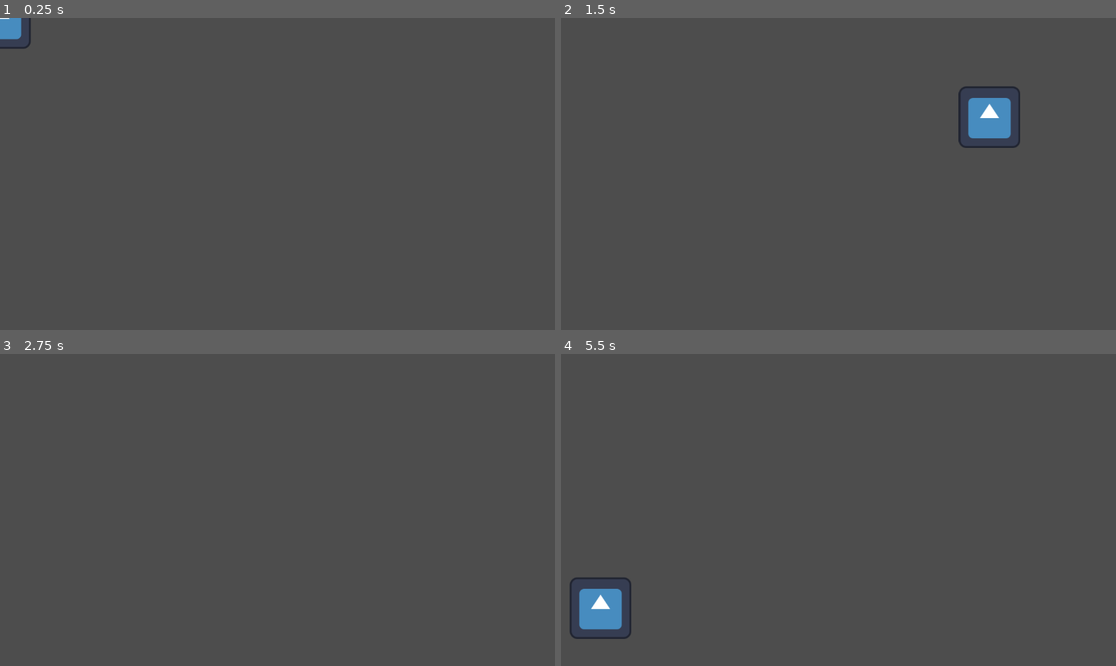
Above: before the commit, frames 1-4 (two rows, left to right).
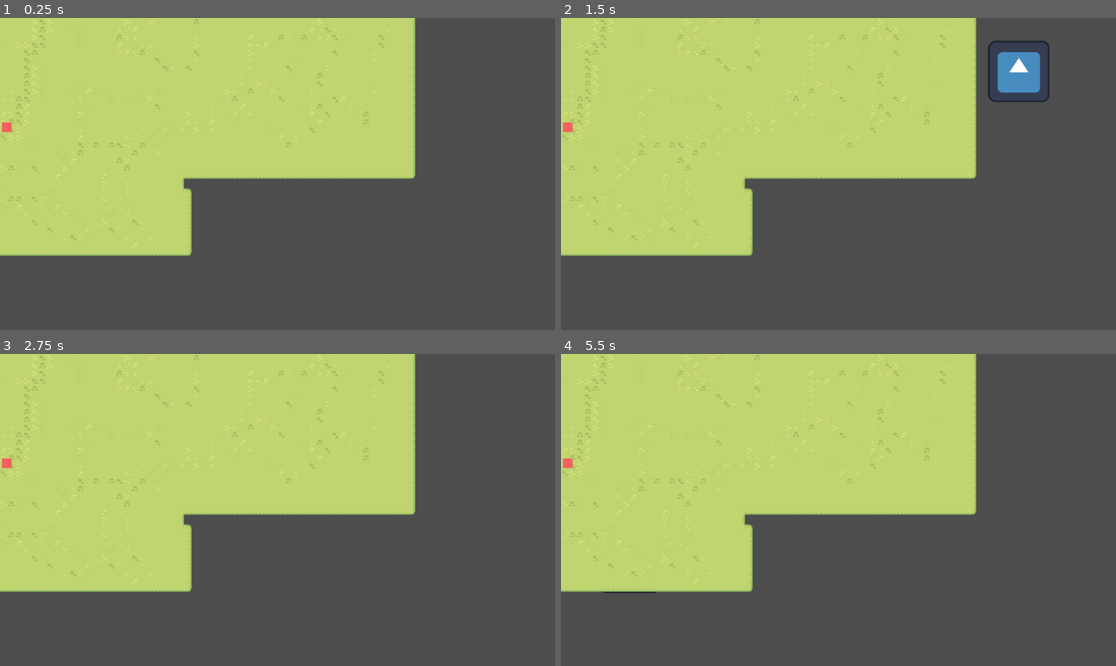
Above: after the commit, the same moments.

Repository: pick-ax-e/Mini-Jam-156-Jame-Gam-29
Game: Godot game, scene res://scenes/main.tscn
Two runs of this game, one before a commit and one after it. Both use one fixed random seed, a clock stepped at 60 frames per second and the inputs below. Before the commit the project starts from res://scenes/player.tscn. The engine's default icon, where the game draws it, is replaced by a stand-in: a white triangle on a blue panel in a dark square.
Inputs:
- Up to frame 1 (0.25 s): no input
- Up to frame 2 (1.5 s): tap Enter at 0.5 s; hold D (moveRight) 0.53-1.28 s; hold S (moveBack) from 1.28 s (still down)
- Up to frame 3 (2.75 s): release S (moveBack) at 2.03 s; hold D (moveRight) from 2.03 s (still down)
- Up to frame 4 (5.5 s): tap Space at 2.75, 4.25 s; release D (moveRight) at 2.78 s; hold W (moveForward) 2.78-3.53 s; tap Enter at 3.5 s; hold A (moveLeft) 3.53-5.03 s; hold S (moveBack) from 5.03 s (still down)

The runs differ from the first frame. In frame 1, 47% of the frame differs, in the area x 0-75%, y 0-77%; in frame 2, 49%, in the area x 0-88%, y 0-77%; in frame 3, 47%; in frame 4, 48%.
Error after the commit: Invalid access to property or key 'position' on a base object of type 'null instance'. (res://scripts/enemy/basic_enemy.gd:26)

Commit message:
changing main scene

Diff:
--- a/project.godot
+++ b/project.godot
@@ -11,7 +11,7 @@
 [application]
 
 config/name="Mini Jam 156 Jame Gam 29"
-run/main_scene="res://scenes/player.tscn"
+run/main_scene="res://scenes/main.tscn"
 config/features=PackedStringArray("4.2", "Forward Plus")
 config/icon="res://resources/icon.svg"
 
